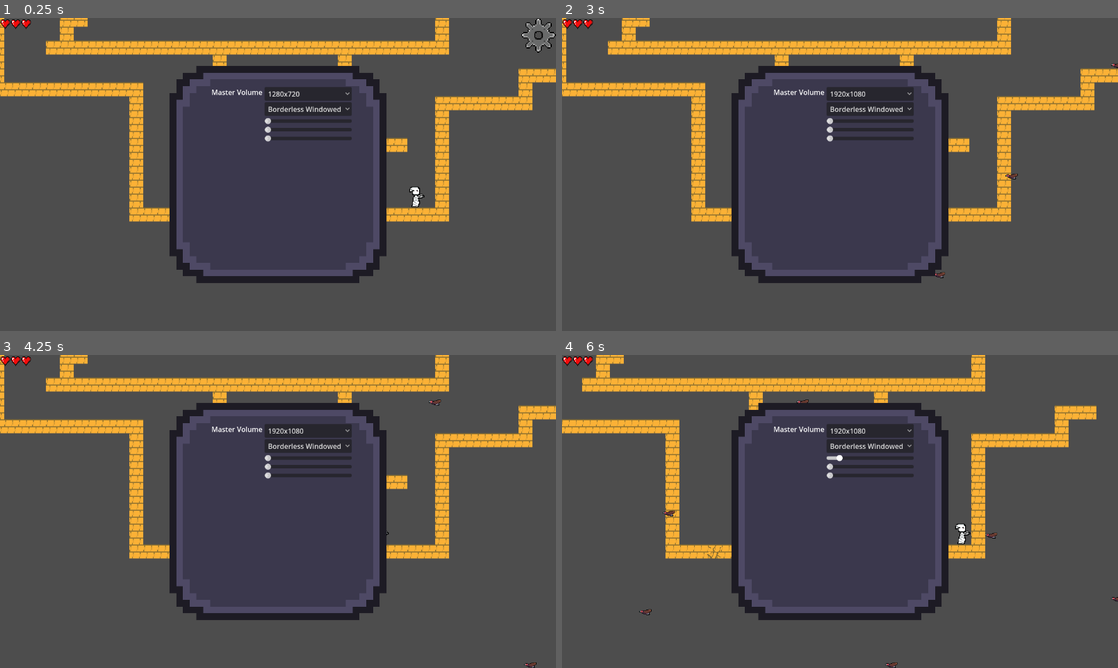
Above: before the commit, frames 1-4 (two rows, left to right).
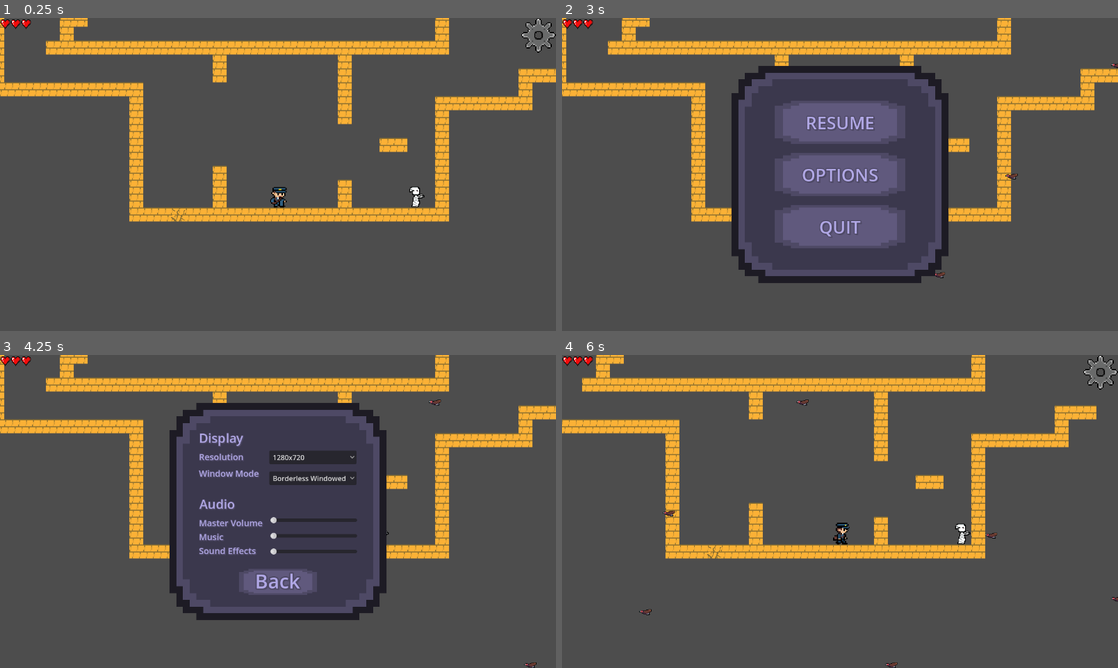
Above: after the commit, the same moments.

Repository: Suukhii/Delivery-through-time
Game: Godot game, scene res://scenes/game.tscn
Two runs of this game, one before a commit and one after it. Both use one fixed random seed, a clock stepped at 60 frames per second and the inputs below.
Inputs (mouse positions are in pixels of both pictures, inside the frame that each line leads up to):
- Up to frame 1 (0.25 s): no input
- Up to frame 2 (3 s): click (867, 93) at 0.5 s, where only the run before the commit has a clickable "1280x720"; click (867, 108) at 1.25 s, where only the run before the commit has a clickable "Borderless Windowed"; click (867, 93) at 2 s, where only the run before the commit has a clickable "1920x1080"; click (1101, 36) at 2.75 s
- Up to frame 3 (4.25 s): click "OPTIONS" at 3.5 s
- Up to frame 4 (6 s): click (840, 580) at 4.25 s, where only the run after the commit has a clickable "Back"; click "RESUME" at 5 s; hold Right (move_right) from 5.78 s (still down); hold K (shoot_player_projectile) from 5.78 s (still down)

The runs differ from the first frame. In frame 1, 8.1% of the frame differs, in the area x 30-70%, y 15-85%; in frame 2, 8.0%; in frame 3, 4.4%; in frame 4, 8.5%, in the area x 30-100%, y 0-85%.

Commit message:
settings done

Diff:
--- a/scenes/in_game_ui.tscn
+++ b/scenes/in_game_ui.tscn
@@ -27,6 +27,15 @@
 [sub_resource type="StyleBoxTexture" id="StyleBoxTexture_6qwj3"]
 texture = ExtResource("3_fqvwy")
 
+[sub_resource type="StyleBoxTexture" id="StyleBoxTexture_huati"]
+texture = ExtResource("2_fqvwy")
+
+[sub_resource type="StyleBoxTexture" id="StyleBoxTexture_yjjyl"]
+texture = ExtResource("2_a45jx")
+
+[sub_resource type="StyleBoxTexture" id="StyleBoxTexture_ve7rr"]
+texture = ExtResource("3_fqvwy")
+
 [node name="inGameUI" type="Control"]
 layout_mode = 3
 anchors_preset = 15
@@ -35,7 +44,7 @@
 grow_horizontal = 2
 grow_vertical = 2
 
-[node name="popupMenu" type="MarginContainer" parent="." node_paths=PackedStringArray("menu_screen", "open_menu_screen", "open_options_screen")]
+[node name="popupMenu" type="MarginContainer" parent="." node_paths=PackedStringArray("menu_screen", "open_menu_screen", "options_screen")]
 layout_mode = 1
 anchors_preset = 15
 anchor_right = 1.0
@@ -45,7 +54,7 @@
 script = ExtResource("1_6qwj3")
 menu_screen = NodePath("Settings")
 open_menu_screen = NodePath("SettingsOpener")
-open_options_screen = NodePath("Options")
+options_screen = NodePath("Options")
 
 [node name="SettingsOpener" type="MarginContainer" parent="popupMenu"]
 custom_minimum_size = Vector2(100, 100)
@@ -184,6 +193,7 @@
 text = "QUIT"
 
 [node name="Options" type="MarginContainer" parent="popupMenu"]
+visible = false
 layout_mode = 2
 size_flags_horizontal = 4
 size_flags_vertical = 4
@@ -193,29 +203,70 @@
 layout_mode = 2
 texture = ExtResource("1_kplmn")
 
-[node name="Options" type="HBoxContainer" parent="popupMenu/Options/NinePatchRect"]
+[node name="Resolution" type="Label" parent="popupMenu/Options/NinePatchRect"]
+layout_mode = 2
+offset_left = 68.0
+offset_top = 61.0
+offset_right = 177.0
+offset_bottom = 101.0
+grow_horizontal = 2
+grow_vertical = 2
+theme_override_colors/font_color = Color(0.694118, 0.658824, 0.901961, 1)
+theme_override_colors/font_shadow_color = Color(0.305882, 0.286275, 0.396078, 1)
+theme_override_colors/font_outline_color = Color(0.305882, 0.286275, 0.396078, 1)
+theme_override_constants/shadow_offset_x = 2
+theme_override_constants/shadow_offset_y = 2
+theme_override_constants/outline_size = 5
+theme_override_font_sizes/font_size = 29
+text = "Display"
+
+[node name="DisplayOptions" type="HBoxContainer" parent="popupMenu/Options/NinePatchRect"]
 layout_mode = 1
 anchors_preset = 9
 anchor_bottom = 1.0
-offset_left = 97.0
-offset_top = 49.0
-offset_right = 407.0
-grow_vertical = 2
-
-[node name="VBoxContainer" type="VBoxContainer" parent="popupMenu/Options/NinePatchRect/Options"]
+offset_left = 68.0
+offset_top = 110.0
+offset_right = 434.0
+offset_bottom = -298.0
+grow_vertical = 2
+theme_override_constants/separation = 23
+
+[node name="VBoxContainer" type="VBoxContainer" parent="popupMenu/Options/NinePatchRect/DisplayOptions"]
 layout_mode = 2
 size_flags_horizontal = 8
-
-[node name="Label" type="Label" parent="popupMenu/Options/NinePatchRect/Options/VBoxContainer"]
-layout_mode = 2
-text = "Master Volume"
-
-[node name="VBoxContainer2" type="VBoxContainer" parent="popupMenu/Options/NinePatchRect/Options"]
+theme_override_constants/separation = 10
+
+[node name="Resolution" type="Label" parent="popupMenu/Options/NinePatchRect/DisplayOptions/VBoxContainer"]
+layout_mode = 2
+size_flags_horizontal = 0
+size_flags_vertical = 0
+theme_override_colors/font_color = Color(0.694118, 0.658824, 0.901961, 1)
+theme_override_colors/font_shadow_color = Color(0.305882, 0.286275, 0.396078, 1)
+theme_override_colors/font_outline_color = Color(0.305882, 0.286275, 0.396078, 1)
+theme_override_constants/shadow_offset_x = 2
+theme_override_constants/shadow_offset_y = 2
+theme_override_constants/outline_size = 5
+theme_override_font_sizes/font_size = 20
+text = "Resolution"
+
+[node name="Window Mode" type="Label" parent="popupMenu/Options/NinePatchRect/DisplayOptions/VBoxContainer"]
+layout_mode = 2
+theme_override_colors/font_color = Color(0.694118, 0.658824, 0.901961, 1)
+theme_override_colors/font_shadow_color = Color(0.305882, 0.286275, 0.396078, 1)
+theme_override_colors/font_outline_color = Color(0.305882, 0.286275, 0.396078, 1)
+theme_override_constants/shadow_offset_x = 2
+theme_override_constants/shadow_offset_y = 2
+theme_override_constants/outline_size = 5
+theme_override_font_sizes/font_size = 20
+text = "Window Mode"
+
+[node name="VBoxContainer2" type="VBoxContainer" parent="popupMenu/Options/NinePatchRect/DisplayOptions"]
 custom_minimum_size = Vector2(180, 0)
 layout_mode = 2
 size_flags_horizontal = 8
-
-[node name="Resolutions" type="OptionButton" parent="popupMenu/Options/NinePatchRect/Options/VBoxContainer2"]
+theme_override_constants/separation = 17
+
+[node name="Resolutions" type="OptionButton" parent="popupMenu/Options/NinePatchRect/DisplayOptions/VBoxContainer2"]
 layout_mode = 2
 selected = 2
 item_count = 3
@@ -226,7 +277,7 @@
 popup/item_2/text = "1280x720"
 popup/item_2/id = 2
 
-[node name="Window" type="OptionButton" parent="popupMenu/Options/NinePatchRect/Options/VBoxContainer2"]
+[node name="Window" type="OptionButton" parent="popupMenu/Options/NinePatchRect/DisplayOptions/VBoxContainer2"]
 layout_mode = 2
 selected = 1
 item_count = 3
@@ -237,21 +288,131 @@
 popup/item_2/text = "Fullscreen"
 popup/item_2/id = 2
 
-[node name="Master" parent="popupMenu/Options/NinePatchRect/Options/VBoxContainer2" instance=ExtResource("8_04xgm")]
+[node name="AudioOptions" type="HBoxContainer" parent="popupMenu/Options/NinePatchRect"]
+layout_mode = 1
+anchors_preset = 9
+anchor_bottom = 1.0
+offset_left = 68.0
+offset_top = 262.0
+offset_right = 434.0
+grow_vertical = 2
+theme_override_constants/separation = 17
+
+[node name="VBoxContainer3" type="VBoxContainer" parent="popupMenu/Options/NinePatchRect/AudioOptions"]
+layout_mode = 2
+theme_override_constants/separation = 4
+
+[node name="Master Volume" type="Label" parent="popupMenu/Options/NinePatchRect/AudioOptions/VBoxContainer3"]
+layout_mode = 2
+theme_override_colors/font_color = Color(0.694118, 0.658824, 0.901961, 1)
+theme_override_colors/font_shadow_color = Color(0.305882, 0.286275, 0.396078, 1)
+theme_override_colors/font_outline_color = Color(0.305882, 0.286275, 0.396078, 1)
+theme_override_constants/shadow_offset_x = 2
+theme_override_constants/shadow_offset_y = 2
+theme_override_constants/outline_size = 5
+theme_override_font_sizes/font_size = 20
+text = "Master Volume"
+
+[node name="Music" type="Label" parent="popupMenu/Options/NinePatchRect/AudioOptions/VBoxContainer3"]
+layout_mode = 2
+theme_override_colors/font_color = Color(0.694118, 0.658824, 0.901961, 1)
+theme_override_colors/font_shadow_color = Color(0.305882, 0.286275, 0.396078, 1)
+theme_override_colors/font_outline_color = Color(0.305882, 0.286275, 0.396078, 1)
+theme_override_constants/shadow_offset_x = 2
+theme_override_constants/shadow_offset_y = 2
+theme_override_constants/outline_size = 5
+theme_override_font_sizes/font_size = 20
+text = "Music"
+
+[node name="Sound Effects" type="Label" parent="popupMenu/Options/NinePatchRect/AudioOptions/VBoxContainer3"]
+layout_mode = 2
+theme_override_colors/font_color = Color(0.694118, 0.658824, 0.901961, 1)
+theme_override_colors/font_shadow_color = Color(0.305882, 0.286275, 0.396078, 1)
+theme_override_colors/font_outline_color = Color(0.305882, 0.286275, 0.396078, 1)
+theme_override_constants/shadow_offset_x = 2
+theme_override_constants/shadow_offset_y = 2
+theme_override_constants/outline_size = 5
+theme_override_font_sizes/font_size = 20
+text = "Sound Effects"
+
+[node name="VBoxContainer4" type="VBoxContainer" parent="popupMenu/Options/NinePatchRect/AudioOptions"]
+custom_minimum_size = Vector2(200, 0)
+layout_mode = 2
+size_flags_horizontal = 4
+size_flags_vertical = 0
+theme_override_constants/separation = 20
+
+[node name="Master" parent="popupMenu/Options/NinePatchRect/AudioOptions/VBoxContainer4" instance=ExtResource("8_04xgm")]
 layout_mode = 2
 bus_name = "Master"
 
-[node name="Music" parent="popupMenu/Options/NinePatchRect/Options/VBoxContainer2" instance=ExtResource("8_04xgm")]
+[node name="Music" parent="popupMenu/Options/NinePatchRect/AudioOptions/VBoxContainer4" instance=ExtResource("8_04xgm")]
 layout_mode = 2
 bus_name = "Music"
 
-[node name="Sfx" parent="popupMenu/Options/NinePatchRect/Options/VBoxContainer2" instance=ExtResource("8_04xgm")]
+[node name="Sfx" parent="popupMenu/Options/NinePatchRect/AudioOptions/VBoxContainer4" instance=ExtResource("8_04xgm")]
 layout_mode = 2
 bus_name = "Sfx"
+
+[node name="Resolution2" type="Label" parent="popupMenu/Options/NinePatchRect"]
+layout_mode = 0
+offset_left = 69.0
+offset_top = 213.0
+offset_right = 178.0
+offset_bottom = 253.0
+theme_override_colors/font_color = Color(0.694118, 0.658824, 0.901961, 1)
+theme_override_colors/font_shadow_color = Color(0.305882, 0.286275, 0.396078, 1)
+theme_override_colors/font_outline_color = Color(0.305882, 0.286275, 0.396078, 1)
+theme_override_constants/shadow_offset_x = 2
+theme_override_constants/shadow_offset_y = 2
+theme_override_constants/outline_size = 5
+theme_override_font_sizes/font_size = 29
+text = "Audio"
+
+[node name="Back" type="Button" parent="popupMenu/Options/NinePatchRect"]
+custom_minimum_size = Vector2(180, 60)
+layout_mode = 1
+anchors_preset = 7
+anchor_left = 0.5
+anchor_top = 1.0
+anchor_right = 0.5
+anchor_bottom = 1.0
+offset_left = -75.0
+offset_top = -108.0
+offset_right = 75.0
+offset_bottom = -58.0
+grow_horizontal = 2
+grow_vertical = 0
+theme_override_styles/hover = SubResource("StyleBoxTexture_huati")
+theme_override_styles/pressed = SubResource("StyleBoxTexture_yjjyl")
+theme_override_styles/normal = SubResource("StyleBoxTexture_ve7rr")
+
+[node name="Resolution2" type="Label" parent="popupMenu/Options/NinePatchRect/Back"]
+layout_mode = 1
+anchors_preset = 8
+anchor_left = 0.5
+anchor_top = 0.5
+anchor_right = 0.5
+anchor_bottom = 0.5
+offset_left = -53.0
+offset_top = -34.0
+offset_right = 51.0
+offset_bottom = 29.0
+grow_horizontal = 2
+grow_vertical = 2
+theme_override_colors/font_color = Color(0.694118, 0.658824, 0.901961, 1)
+theme_override_colors/font_shadow_color = Color(0.305882, 0.286275, 0.396078, 1)
+theme_override_colors/font_outline_color = Color(0.305882, 0.286275, 0.396078, 1)
+theme_override_constants/shadow_offset_x = 3
+theme_override_constants/shadow_offset_y = 3
+theme_override_constants/outline_size = 12
+theme_override_font_sizes/font_size = 45
+text = "Back"
 
 [connection signal="pressed" from="popupMenu/SettingsOpener/Settings" to="popupMenu" method="_on_settings_pressed"]
 [connection signal="pressed" from="popupMenu/Settings/NinePatchRect/MarginContainer/VBoxContainer/Resume" to="popupMenu" method="_on_resume_pressed"]
 [connection signal="pressed" from="popupMenu/Settings/NinePatchRect/MarginContainer/VBoxContainer/Options" to="popupMenu" method="_on_options_pressed"]
 [connection signal="pressed" from="popupMenu/Settings/NinePatchRect/MarginContainer/VBoxContainer/Quit" to="popupMenu" method="_on_quit_pressed"]
-[connection signal="item_selected" from="popupMenu/Options/NinePatchRect/Options/VBoxContainer2/Resolutions" to="popupMenu" method="_on_resolutions_item_selected"]
-[connection signal="item_selected" from="popupMenu/Options/NinePatchRect/Options/VBoxContainer2/Window" to="popupMenu" method="_on_window_item_selected"]
+[connection signal="item_selected" from="popupMenu/Options/NinePatchRect/DisplayOptions/VBoxContainer2/Resolutions" to="popupMenu" method="_on_resolutions_item_selected"]
+[connection signal="item_selected" from="popupMenu/Options/NinePatchRect/DisplayOptions/VBoxContainer2/Window" to="popupMenu" method="_on_window_item_selected"]
+[connection signal="pressed" from="popupMenu/Options/NinePatchRect/Back" to="popupMenu" method="_on_back_pressed"]
--- a/scripts/popup_menu.gd
+++ b/scripts/popup_menu.gd
@@ -2,7 +2,7 @@
 
 @export var menu_screen: VBoxContainer
 @export var open_menu_screen: MarginContainer
-@export var open_options_screen: MarginContainer
+@export var options_screen: MarginContainer
 
 
 func toggle_visibility(object):
@@ -16,8 +16,8 @@
 	if event.is_action_pressed("pauseOrSettings"):
 		toggle_visibility(menu_screen)
 		toggle_visibility(open_menu_screen)
-		if open_options_screen.visible:
-			toggle_visibility(open_options_screen)
+		if options_screen.visible:
+			toggle_visibility(options_screen)
 
 
 func _on_settings_pressed() -> void:
@@ -31,7 +31,11 @@
 
 
 func _on_options_pressed() -> void:
-	toggle_visibility(open_options_screen)
+	toggle_visibility(options_screen)
+
+
+func _on_back_pressed() -> void:
+	toggle_visibility(options_screen)
 
 
 func _on_quit_pressed() -> void:
Not shown: 1 places in scenes/in_game_ui.tscn that only renumber resources
